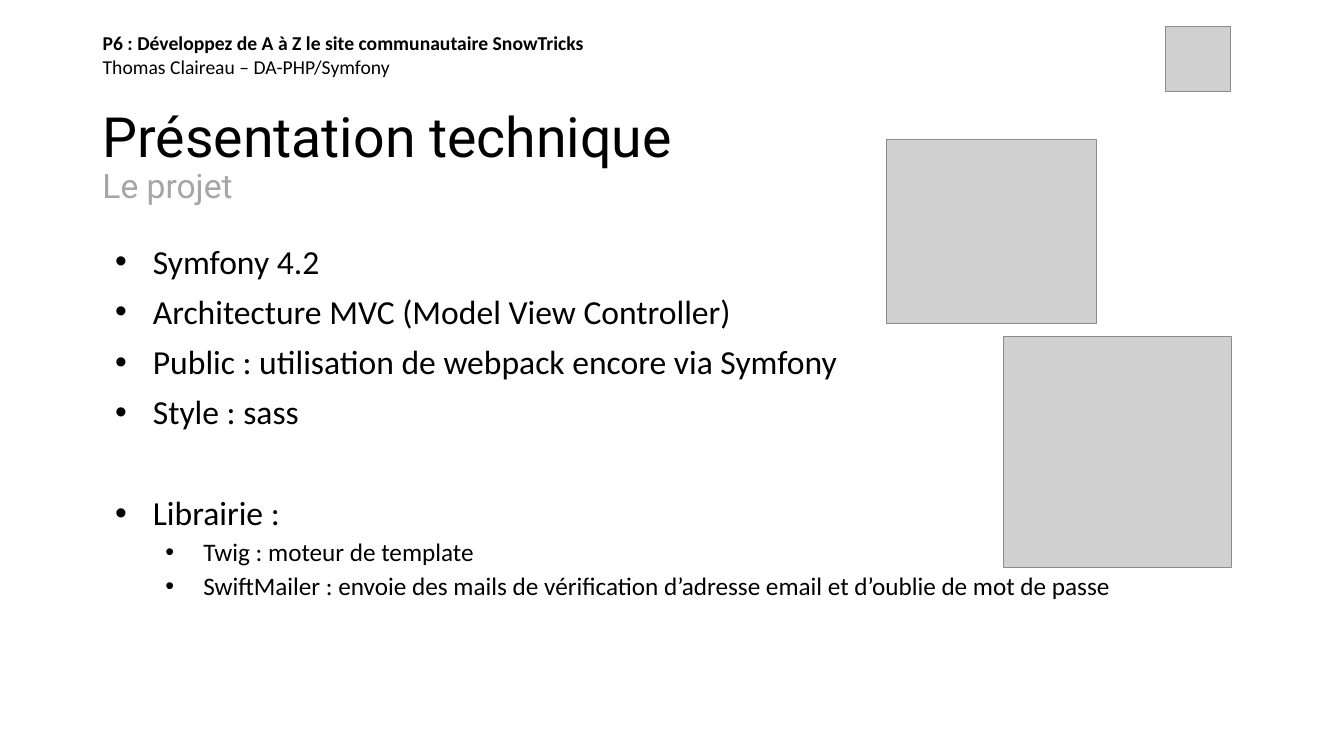
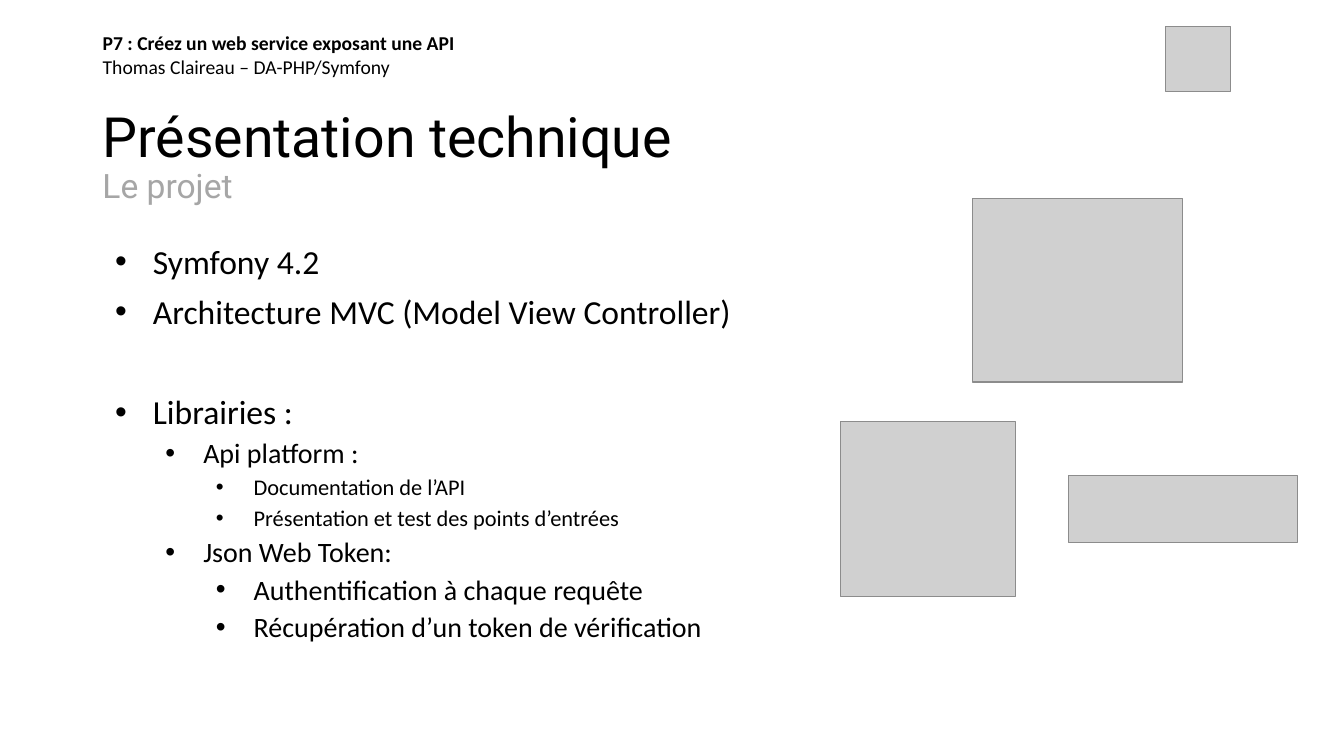
Before and after one commit to thomas-claireau/PHP-P7-Openclassrooms, a slide deck: slide 6 of P7_claireau_thomas/présentation-p7-php-openclassrooms.pptx (slide 11 before the commit). Drawn at 1344x756 pixels with LibreOffice and Linux fonts; fonts in the diff are those of the drawing; grey boxes stand for pictures. Boxes give left, top, right and bottom in pixels: in the first picture for what was removed or moved away, otherwise in the second. Text is boxed around its words. In the diff, an @@ line names an element or a change of style, - is before the commit and + after.

```diff
--- a/P7_claireau_thomas/présentation-p7-php-openclassrooms.pptx
+++ b/P7_claireau_thomas/présentation-p7-php-openclassrooms.pptx
@@ text at <box>103,36,455,77</box>: text changed @@
-P6 : Développez de A à Z le site communautaire SnowTricks
-Thomas Claireau – DA-PHP/Symfony
+P7 : Créez un web service exposant une API
+Thomas Claireau – DA-PHP/Symfony
@@ picture: place and size @@
-picture at <box>887,140,1097,324</box>
+picture at <box>973,199,1183,382</box>
@@ picture removed at <box>1003,337,1231,568</box> @@
@@ text at <box>153,400,701,642</box>: text changed; size 18 to 20 pt @@
-• Public : utilisation de webpack encore via Symfony
-• Style : sass
-• Librairie :
-  • Twig : moteur de template
-  • SwiftMailer : envoie des mails de vérification d’adresse email et d’oublie de mot de passe
+• Librairies :
+  • Api platform :
+    • Documentation de l’API
+    • Présentation et test des points d’entrées
+  • Json Web Token:
+    • Authentification à chaque requête
+    • Récupération d’un token de vérification
@@ picture added at <box>841,421,1016,597</box> @@
@@ picture added at <box>1069,476,1298,543</box> @@
```
Also in this commit, not shown: 9 other slides changed, 4 slides removed.
